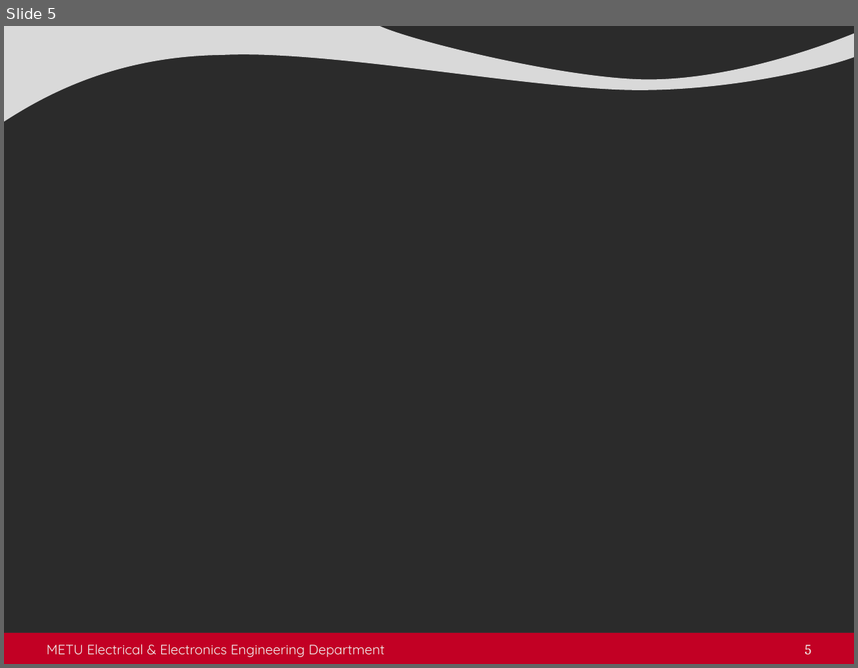
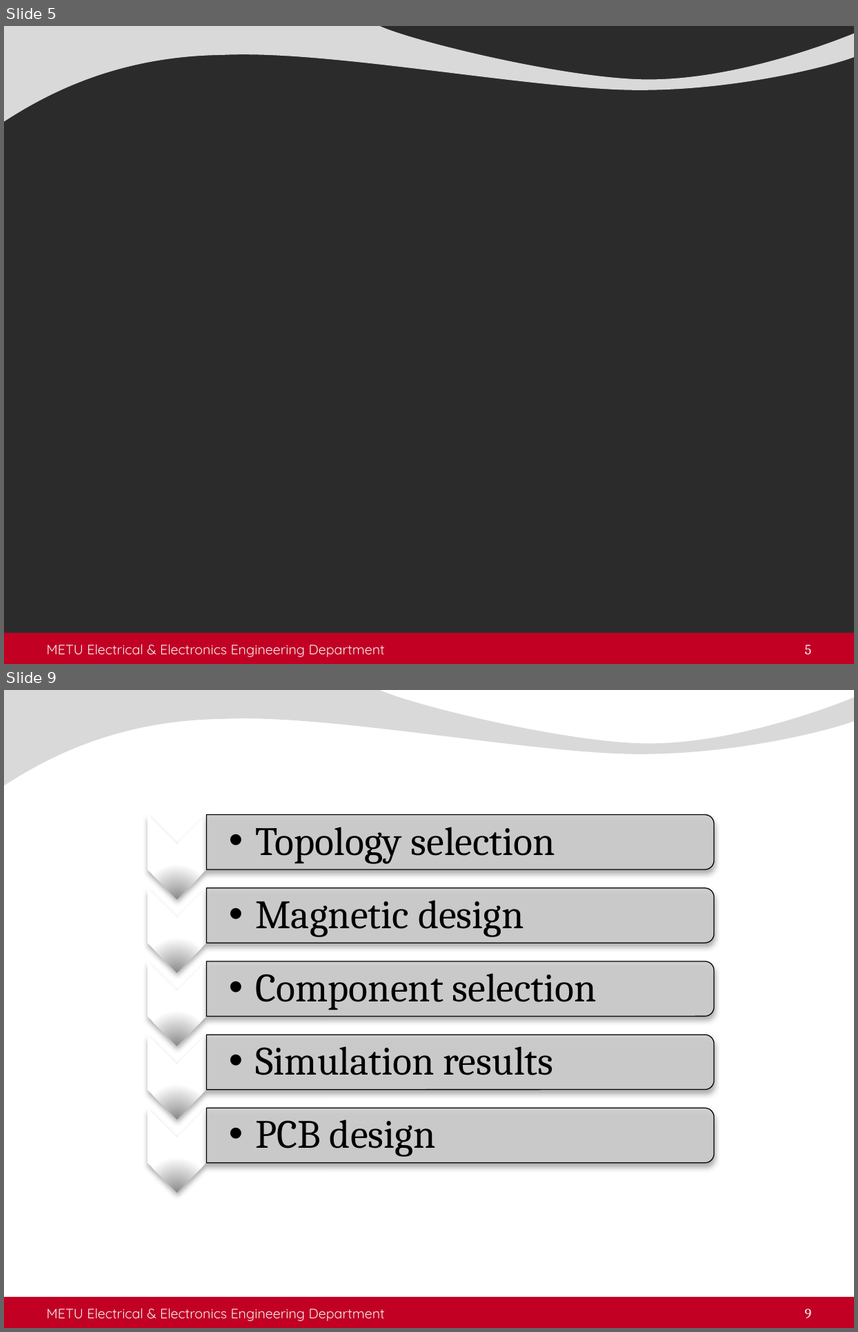
Before and after one commit to busranurkocak/EE464-Term-Project, a slide deck: Presentation/Isolated_presentation.pptx. Shown one above the other, each under a label of ours: slide 5 before the commit, slides 5 and 9 after it; the slides between them are not shown. The pictures are 858x668 and 858x1332 pixels, drawn with LibreOffice and Linux fonts; fonts in the diff are those of the drawing; background and template pictures are left out; a plain dark background stands for a picture behind light text. Boxes give left, top, right and bottom in pixels: in the first picture for what was removed or moved away, otherwise in the second. Text is boxed around its words. In the diff, an @@ line names an element or a change of style, - is before the commit and + after.

Commit message:
Transformer design presentation added.

```diff
--- a/Presentation/Isolated_presentation.pptx
+++ b/Presentation/Isolated_presentation.pptx
@@ slide 9 added at (4,690,854,1328), background picture (left out); not listed: 2 template elements that a slide beside it also shows @@
@@ group added at (148,814,714,1192): 5 chevrons, 5 round same rects, 5 texts @@
+  • Topology selection
+  • Magnetic design
+  • Component selection
+  • Simulation results
+  • PCB design
@@ text added at (47,1308,385,1321), 11.5 pt, text #F2F2F2 @@
+METU Electrical & Electronics Engineering Department
@@ page number added at (805,1308,812,1318), 12 pt, text #F2F2F2 @@
+9
```
Also in this commit, not shown: 9 other slides added.
